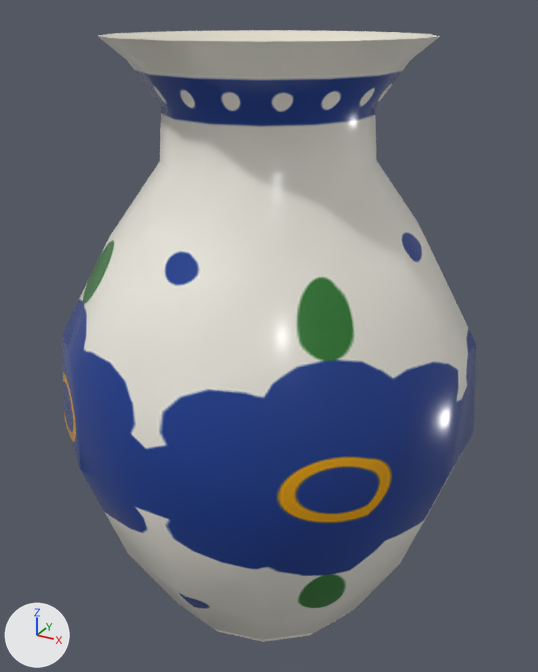
The glTF model assets/models/propios/jarron_talavera.gltf: old version first, new version second.
One viewpoint serves both versions: a 50 mm lens placed at (0.175, -0.319, 0.316), pointed at (-0.001, 0.001, 0.156). The lights are fixed; the arrows at lower left show +X, +Y and +Z. The older version comes first.

Objects in the first picture: 'jarron_talavera'.
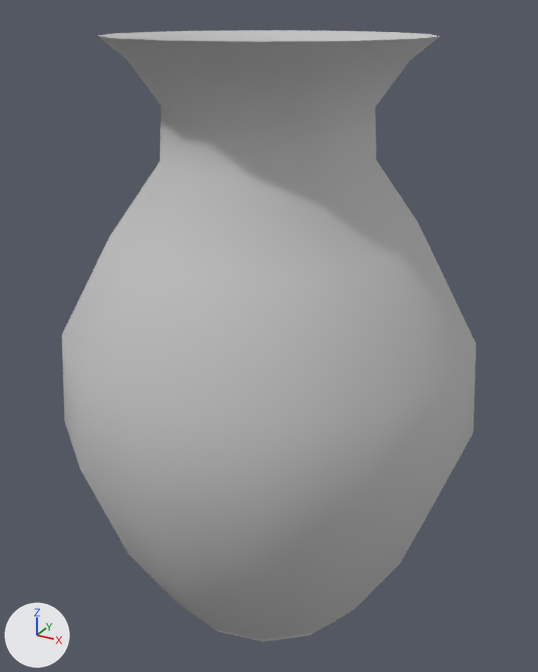
The change, as JSON lines over the scene's bpy script:
```json
{"op": "remove", "block": "mat_talavera", "code": "mat_talavera.texture = img_talavera_png"}
{"op": "add", "block": "mat_talavera", "code": "mat_talavera.base_color = (0.55, 0.55, 0.55)  # light grey #c4c4c4"}
{"op": "set", "path": "mat_talavera.roughness", "old": "0.22", "new": "0.8"}
```

Pixel boxes (x1, y1, x2, y2) of what changed, in the pictures (538 x 672 px):
```json
{"object": "jarron_talavera", "change": "surface changed", "before": [62, 30, 476, 642], "after": [62, 30, 476, 642]}
```
